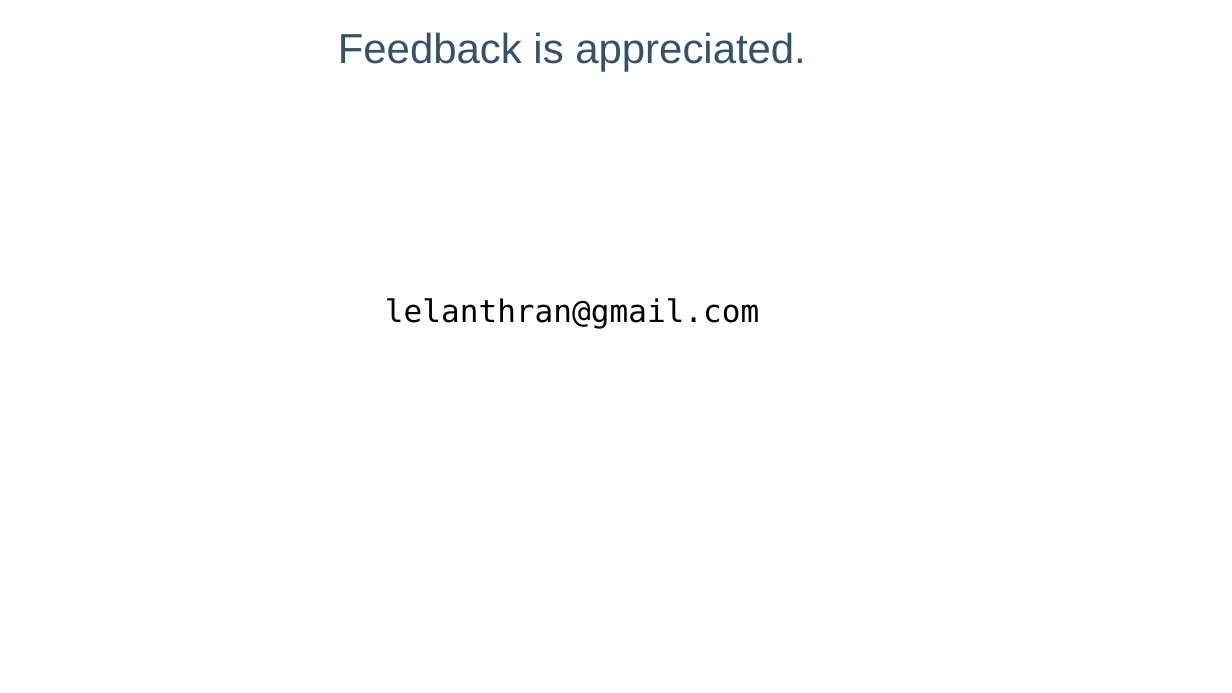
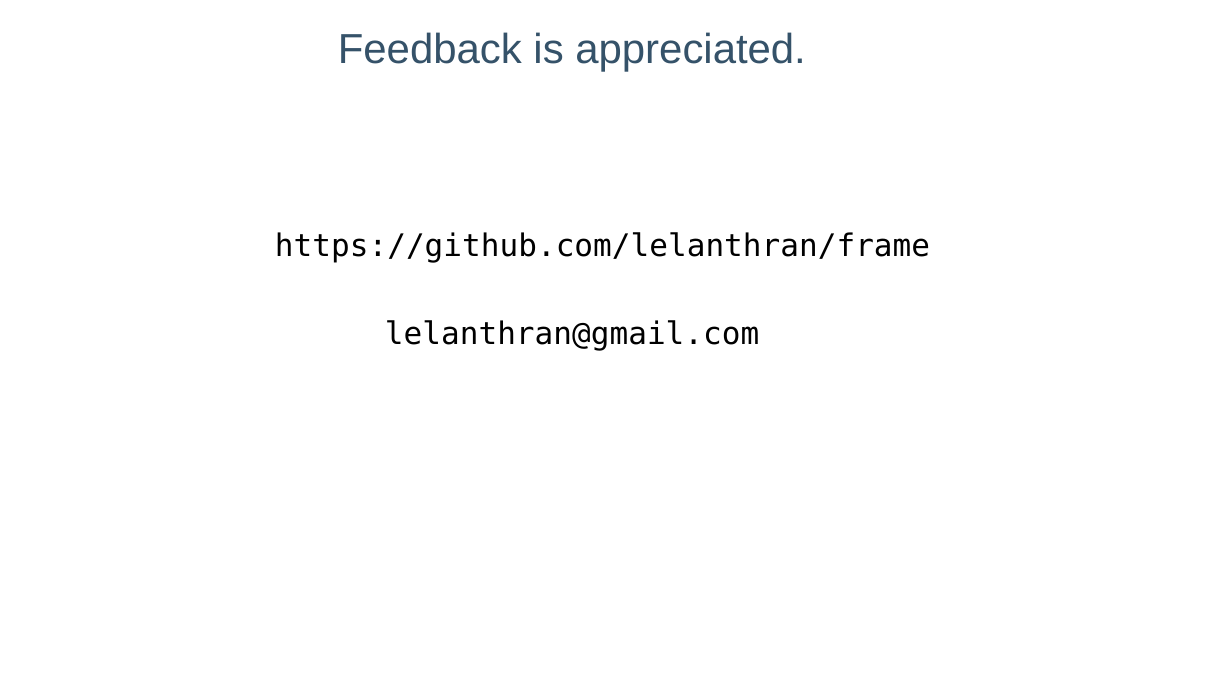
Before and after one commit to lelanthran/frame, a slide deck: slide 51 of docs/FrameIntroduction.odp (slide 49 before the commit). Drawn at 1232x693 pixels with LibreOffice and Linux fonts; fonts in the diff are those of the drawing; background and template pictures are left out. Boxes give left, top, right and bottom in pixels: in the first picture for what was removed or moved away, otherwise in the second. Text is boxed around its words. In the diff, an @@ line names an element or a change of style, - is before the commit and + after.

```diff
--- a/docs/FrameIntroduction.odp
+++ b/docs/FrameIntroduction.odp
@@ text added at (275,232,930,263), 20 pt, text #000000 @@
+https://github.com/lelanthran/frame
@@ text "lelanthran@gmail.com": place and size @@
-text "lelanthran@gmail.com" at (385,298,759,329)
+text "lelanthran@gmail.com" at (385,320,759,351)
```
Also in this commit, not shown: 6 other slides changed, 2 slides added.
